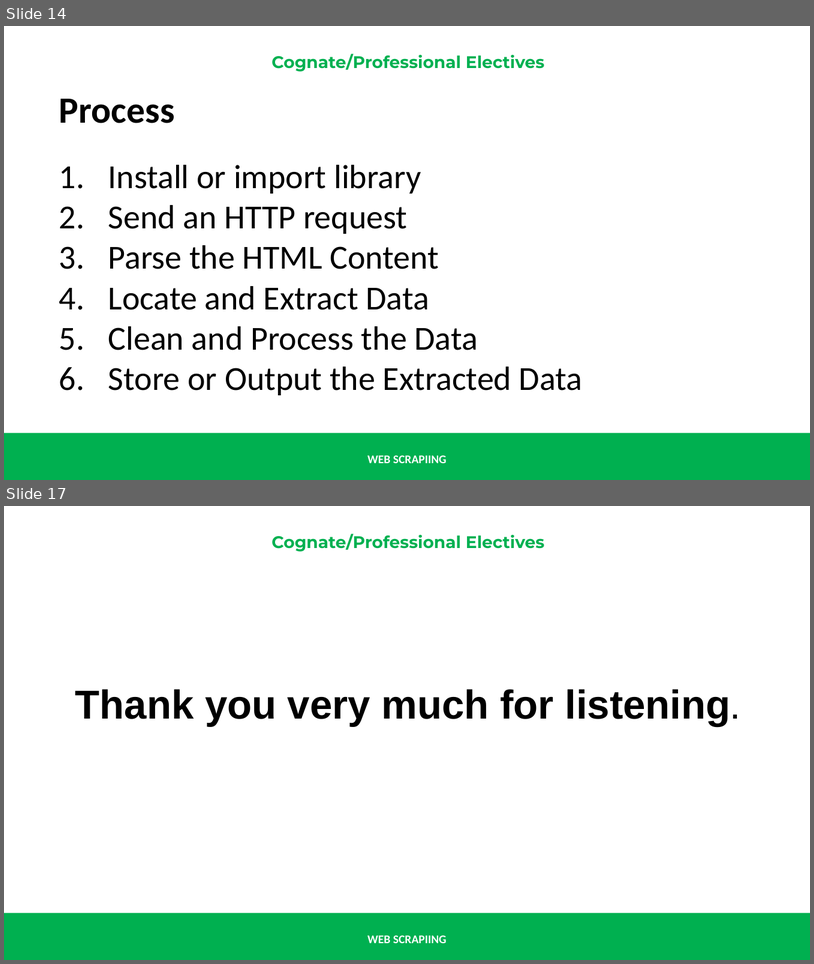
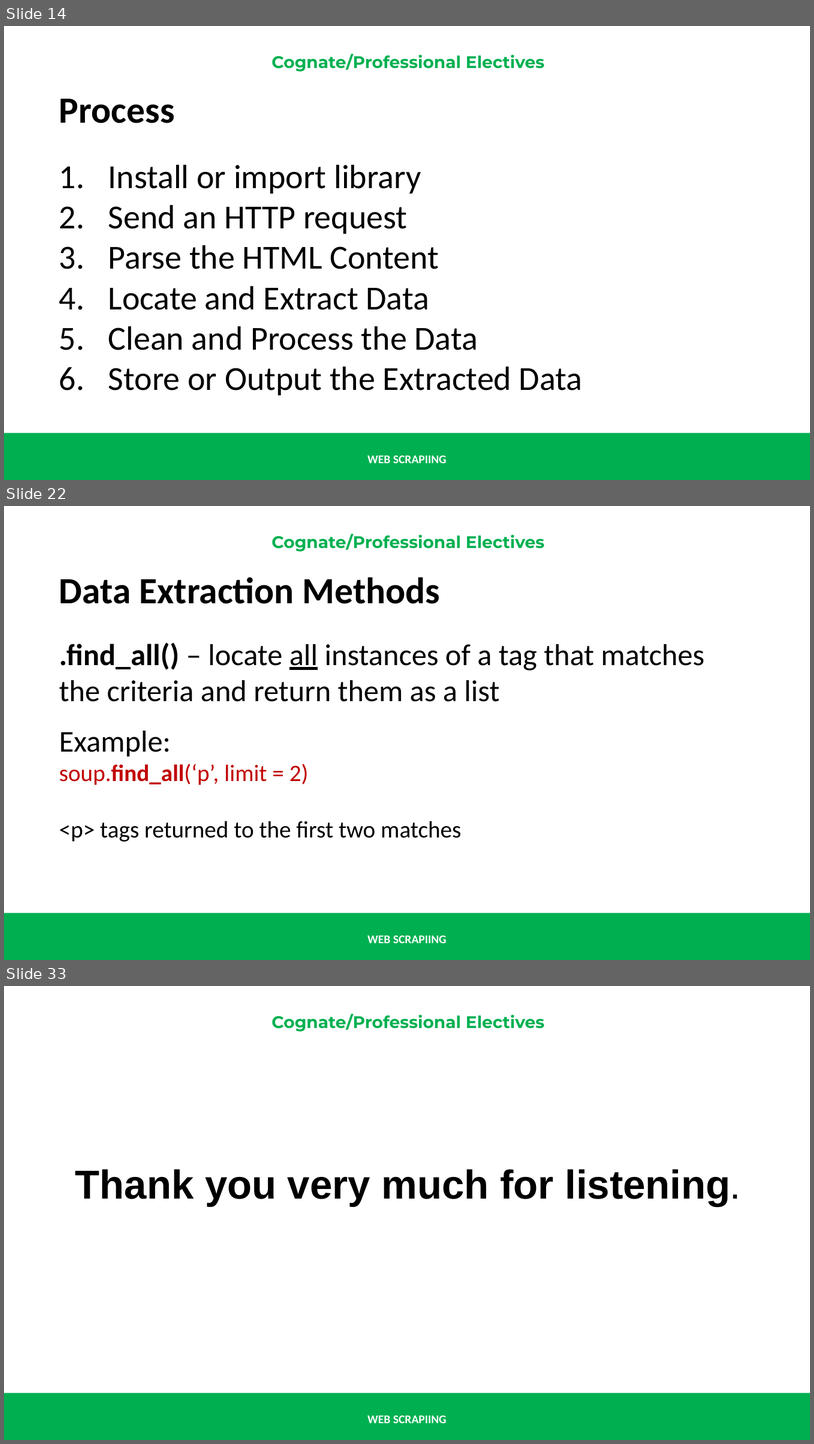
Before and after one commit to renatomaaliw3/public_files, a slide deck: CPE Electives (1 - 3)/01. Lectures Notebook/00. Presentations & Text Books/01. Electives 1 to 3/06.5 Web Scraping.pptx. Shown one above the other, each under a label of ours: slides 14 and 17 before the commit, slides 14, 22 and 33 after it; the slides between them are not shown. The pictures are 814x964 and 814x1444 pixels, drawn with LibreOffice and Linux fonts; fonts in the diff are those of the drawing. Boxes give left, top, right and bottom in pixels: in the first picture for what was removed or moved away, otherwise in the second. Text is boxed around its words. In the diff, an @@ line names an element or a change of style, - is before the commit and + after.

```diff
--- a/CPE Electives (1 - 3)/01. Lectures Notebook/00. Presentations & Text Books/01. Electives 1 to 3/06.5 Web Scraping.pptx
+++ b/CPE Electives (1 - 3)/01. Lectures Notebook/00. Presentations & Text Books/01. Electives 1 to 3/06.5 Web Scraping.pptx
@@ slide 22 added at (x1=4, y1=506, x2=810, y2=960), background #FFFFFF; not listed: 3 template elements that a slide beside it also shows @@
@@ text added at (x1=59, y1=577, x2=705, y2=841), 36 pt, text #000000 @@
+Data Extraction Methods
+.find_all() – locate all instances of a tag that matches the criteria and return them as a list
+Example:
+soup.find_all(‘p’, limit = 2)
+<p> tags returned to the first two matches
@@ what was slide 17 is now slide 33 @@
```
Also in this commit, not shown: 1 slide changed, 16 other slides added, 1 slide removed.
